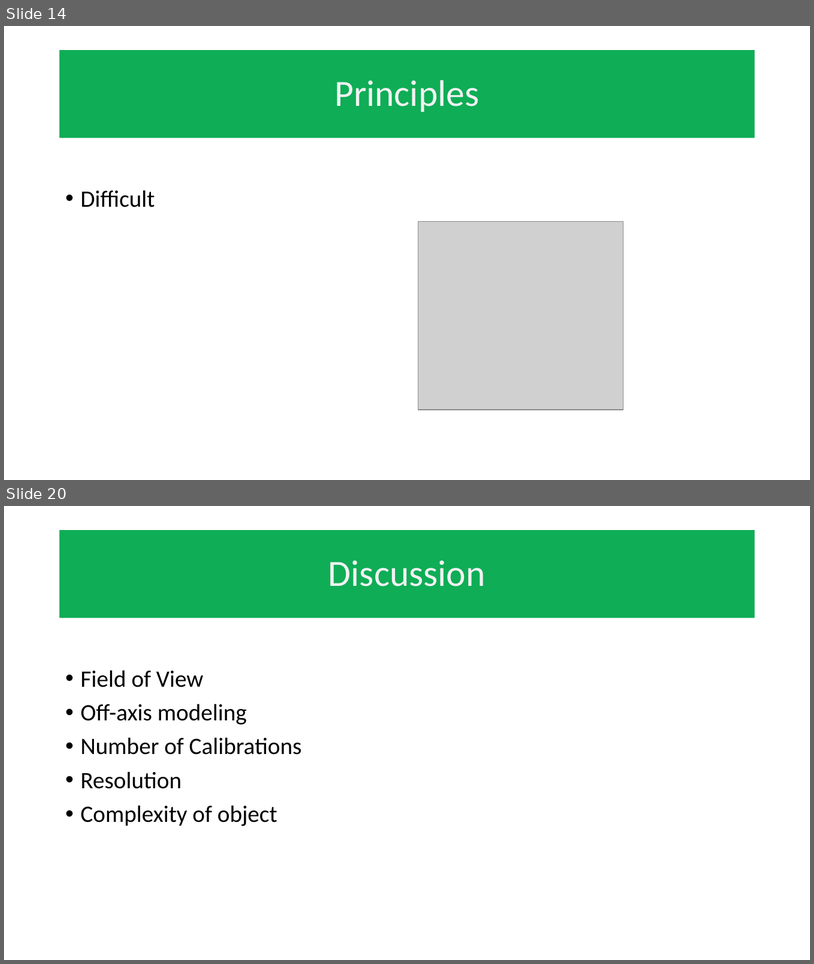
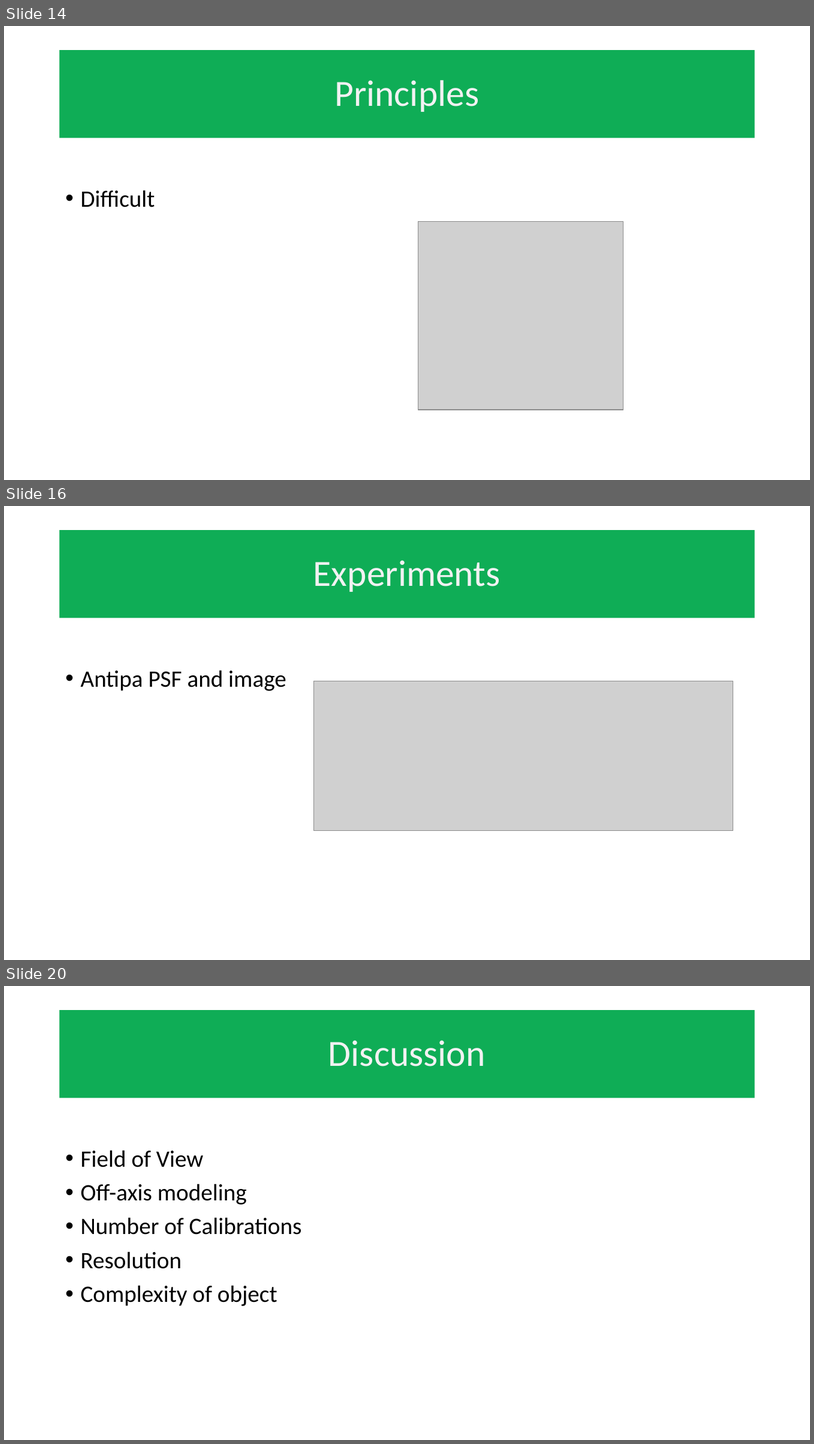
Before and after one commit to mathFPGAseek/und_eecs590_F21, a slide deck: diffuser_cam_20211202_rev1.pptx. Shown one above the other, each under a label of ours: slides 14 and 20 before the commit, slides 14, 16 and 20 after it; the slides between them are not shown. The pictures are 814x964 and 814x1444 pixels, drawn with LibreOffice and Linux fonts; fonts in the diff are those of the drawing; grey boxes stand for pictures; background and template pictures are left out. Boxes give left, top, right and bottom in pixels: in the first picture for what was removed or moved away, otherwise in the second. Text is boxed around its words. In the diff, an @@ line names an element or a change of style, - is before the commit and + after.

```diff
--- a/diffuser_cam_20211202_rev1.pptx
+++ b/diffuser_cam_20211202_rev1.pptx
@@ slide 16 added at (4, 506, 810, 960), background #FFFFFF @@
@@ title added at (60, 530, 755, 618), fill #0FAD56, 44 pt, text #F2F2F2 @@
+Experiments
@@ text added at (81, 670, 287, 691), 28 pt, text #000000 @@
+• Antipa PSF and image
@@ picture added at (314, 681, 734, 830) @@
```
Also in this commit, not shown: 4 slides changed, 5 other slides added, 8 slides removed.
